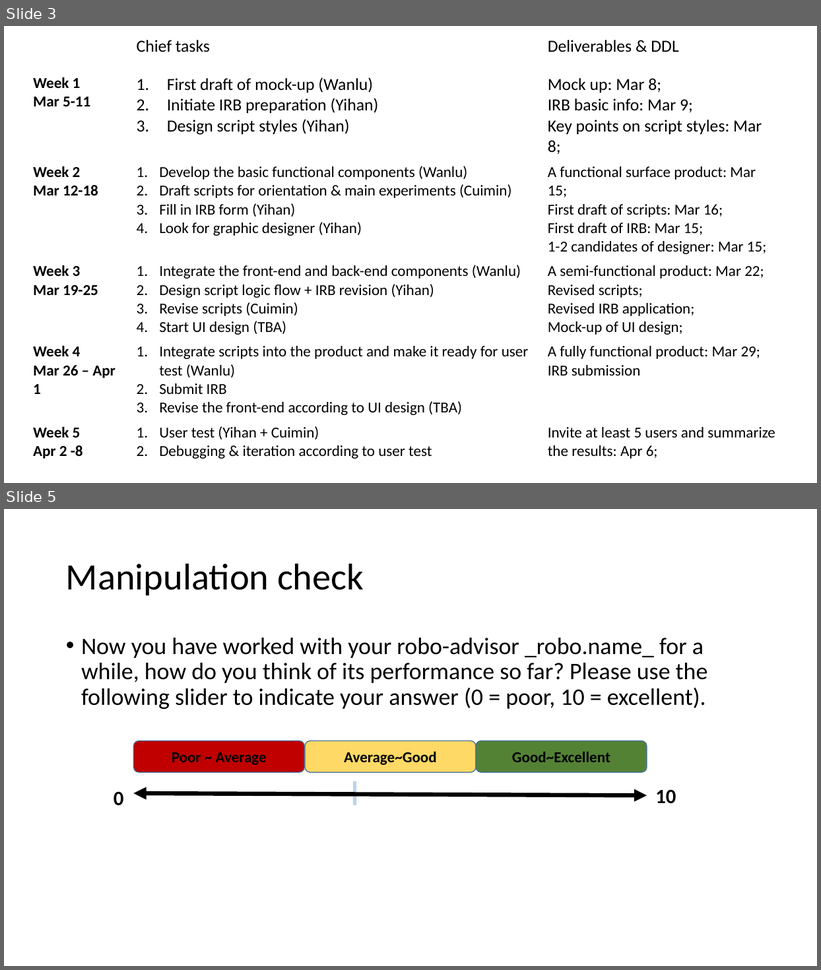
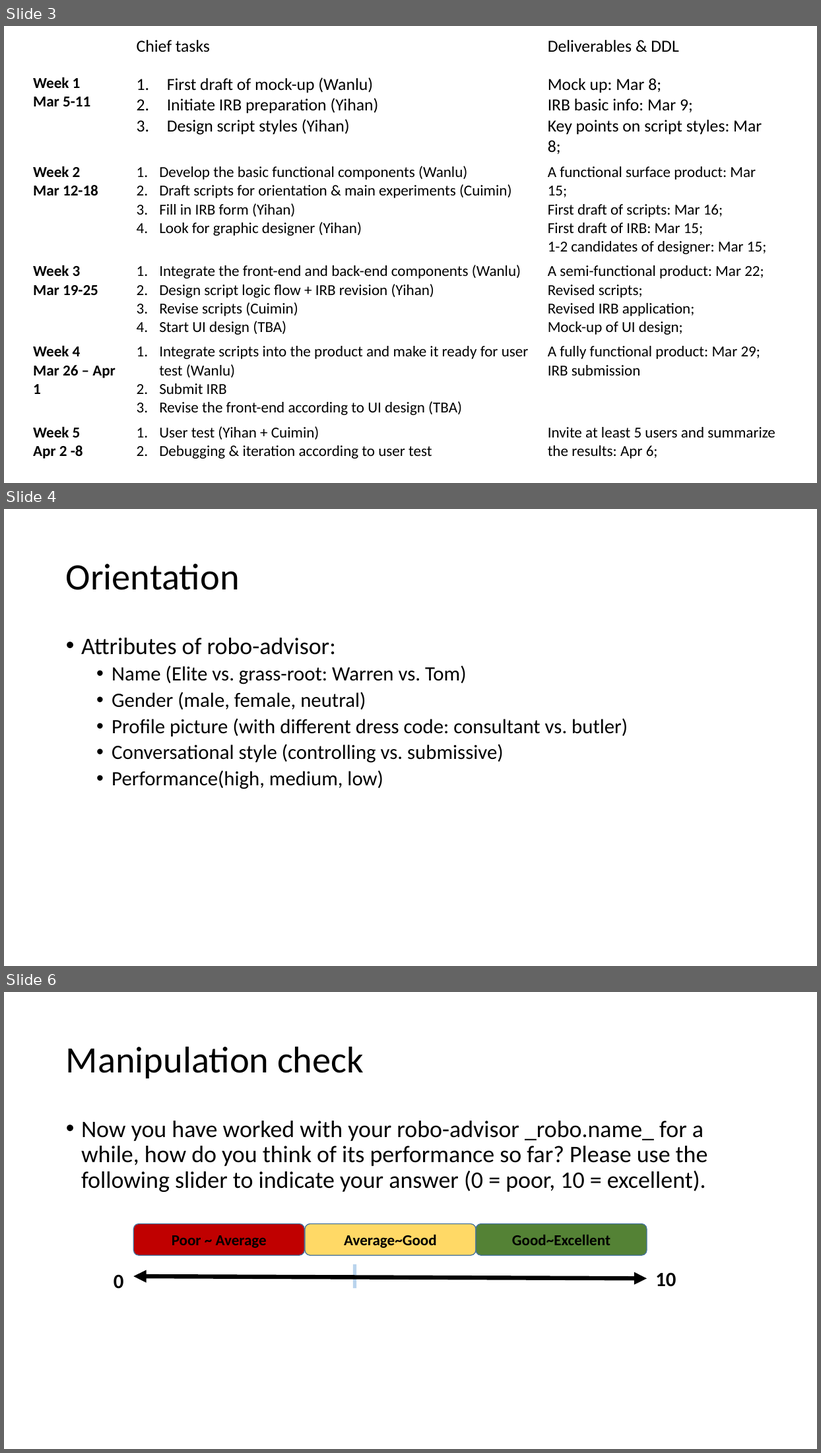
Before and after one commit to ZWLori/robo-advisor, a slide deck: images/Robo-advisor design materials.pptx. Shown one above the other, each under a label of ours: slides 3 and 5 before the commit, slides 3, 4 and 6 after it; the slides between them are not shown. The pictures are 821x970 and 821x1453 pixels, drawn with LibreOffice and Linux fonts; fonts in the diff are those of the drawing. Boxes give left, top, right and bottom in pixels: in the first picture for what was removed or moved away, otherwise in the second. Text is boxed around its words. In the diff, an @@ line names an element or a change of style, - is before the commit and + after.

Commit message:
orientation
some conversational examples during orientation

```diff
--- a/images/Robo-advisor design materials.pptx
+++ b/images/Robo-advisor design materials.pptx
@@ slide 4 added at (4, 509, 817, 966), background #FFFFFF @@
@@ title added at (66, 564, 240, 590), 44 pt, text #000000 @@
+Orientation
@@ text added at (81, 638, 628, 789), 24 pt, text #000000 @@
+• Attributes of robo-advisor:
+  • Name (Elite vs. grass-root: Warren vs. Tom)
+  • Gender (male, female, neutral)
+  • Profile picture (with different dress code: consultant vs. butler)
+  • Conversational style (controlling vs. submissive)
+  • Performance(high, medium, low)
@@ what was slide 5 is now slide 6 @@
```
Also in this commit, not shown: 1 other slide added, 1 slide removed.
